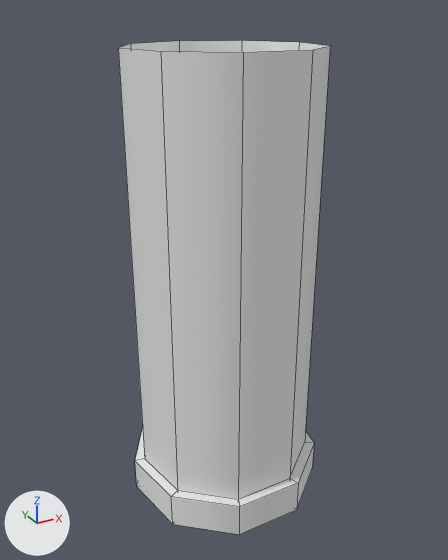
What one commit did to the FBX model Assets/Models/Pod.fbx.
One viewpoint serves both versions: a camera (50 mm lens) standing at (-2.42, -4.39, 4.26) and looking at (0.0, 0.01, 2.07). The axes (+X, +Y, +Z) are drawn at lower left. The lights are the same throughout. Mesh edges are drawn as thin lines. Where no turn or scale is listed for an object, it has been applied to the vertices.

In view in the first picture: 'CordHolder', 'Pod'.
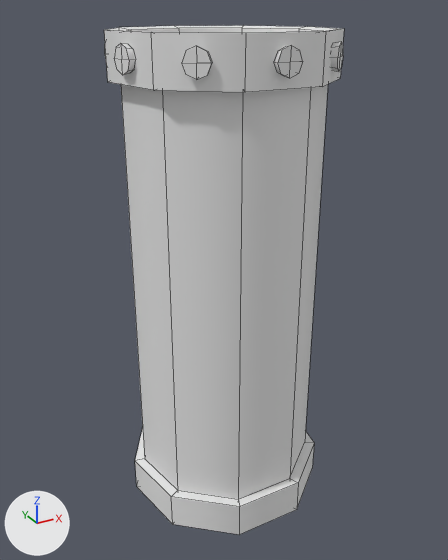
Location of each change, (x1, y1, x2, y2) in pixels of the pictures (448 x 560 px):
'CordHolder', reshaped: before (135, 428, 314, 535); after (104, 25, 344, 535)
part 1 of me_cordholder, added: after (104, 25, 344, 92)

What changed in the scene script:
```text
Change me_cordholder:
    used by ob_cordholder; location = (0.0, 0.0, 0.0)
    remove me_cordholder.from_pydata(...)  # 83 vertices, 90 faces; spans x -0.88..0.88, y -0.83..0.9, z 0.0..0.86
    add me_cordholder.from_pydata(...)  # 272 vertices, 234 faces; spans x -0.89..0.89, y -0.88..0.9, z 0.0..4.12
    me_cordholder part 1
    157 vertices are added at x -0.89..0.89, y -0.88..0.9, z 3.77..4.1
    9 new vertices lie (0.0, 0.0, 0.35) away from vertices in x -0.88..0.88, y -0.83..0.9, z 3.77
    9 new vertices lie (0.0, 0.0, 0.1) away from vertices in x -0.88..0.87, y -0.88..0.84, z 3.84
    9 new vertices lie (0.0, 0.0, 0.1) away from vertices in x -0.88..0.87, y -0.88..0.84, z 3.94
    5 new vertices lie (0.0, 0.03, -0.07) away from vertices in x -0.89..0.89, y -0.25..-0.08, z 3.94..4.01
    144 new faces join them
```
